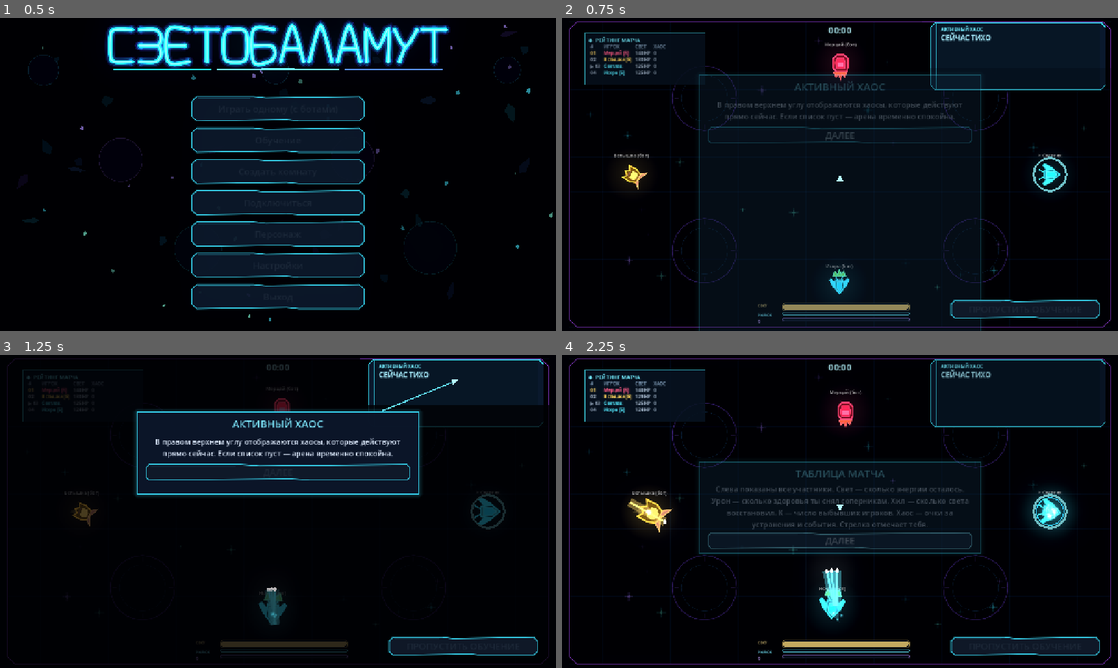
Above: before the commit, frames 1-4 (two rows, left to right).
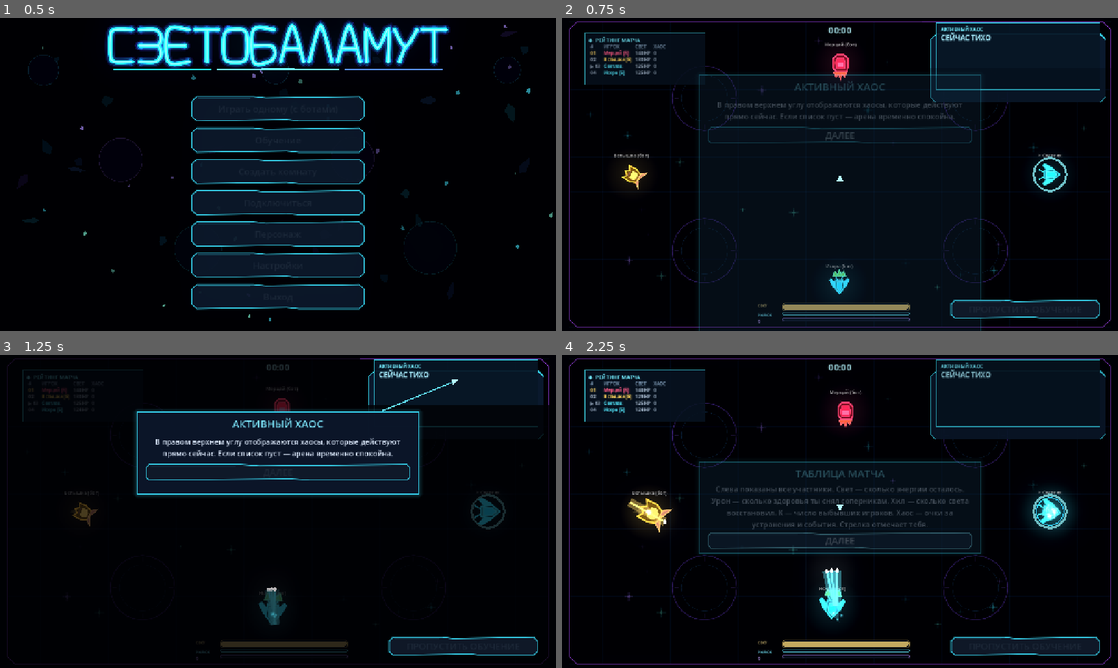
Above: after the commit, the same moments.

Repository: DvoreZZKy/svetobalamut
Game: Godot game, scene res://scenes/menu.tscn
Same seed, same stepped clock (60 frames per second), same inputs: the game is played once before the commit and once after it.
Inputs (mouse positions are in pixels of both pictures, inside the frame that each line leads up to):
- Up to frame 1 (0.5 s): no input
- Up to frame 2 (0.75 s): click "Играть одному (с ботами)" at 0.5 s
- Up to frame 3 (1.25 s): no input
- Up to frame 4 (2.25 s): tap Enter (restart) at 1.25 s; move the mouse to (962, 495) at 1.27 s; hold D (right) 1.28-2 s; hold Space (dash) 1.28-2 s; tap Q (ability) at 1.35 s; click (962, 495) at 1.42 s; click "ДАЛЕЕ" at 2 s

Frame 1 is identical in both runs. In frame 2, 0.9% of the frame differs, in the area x 66-98%, y 1-27%; in frame 3, 0.1%; in frame 4, 1.2%.

Commit message:
Lower active chaos, make cooldown meters visibly fill, and redesign category rankings

Diff:
--- a/scripts/arena.gd
+++ b/scripts/arena.gd
@@ -55,6 +55,11 @@
 
 class NeonProgressBar extends ProgressBar:
 	var tint := Color("#62eaff")
+	var fill_ratio := 1.0
+
+	func set_fill_ratio(ratio: float) -> void:
+		fill_ratio = clampf(ratio, 0.0, 1.0)
+		queue_redraw()
 
 	func _draw() -> void:
 		var w := size.x
@@ -66,8 +71,7 @@
 			Vector2(0, h - cut), Vector2(0, cut)
 		])
 		draw_colored_polygon(frame, Color("#06101e", 0.96))
-		var ratio := clampf(value / maxf(max_value, 0.001), 0.0, 1.0)
-		var fill_w := maxf(0.0, w * ratio - 2.0)
+		var fill_w := maxf(0.0, w * fill_ratio - 2.0)
 		if fill_w > 2.0:
 			var fill_cut := minf(cut, fill_w * 0.35)
 			var fill := PackedVector2Array([
@@ -122,7 +126,7 @@
 var timer_lbl: RichTextLabel
 var timer_shape: Polygon2D
 var timer_outline: Line2D
-var ability_bar: ProgressBar
+var ability_bar: NeonProgressBar
 var capsule_ammo_lbl: Label
 var capsule_reload_bar: ProgressBar
 var cursor_layer: CanvasLayer
@@ -137,7 +141,7 @@
 var score_lbl: RichTextLabel
 var help_lbl: Label
 var light_bar: ProgressBar
-var dash_bar: ProgressBar
+var dash_bar: NeonProgressBar
 var over_rect: ColorRect
 var over_shape: Polygon2D
 var over_outline: Line2D
@@ -1279,7 +1283,7 @@
 	timer_lbl.modulate = Color.WHITE
 	timer_shape.color = Color("#0b1b30", 0.94)
 	timer_outline.default_color = Color("#39d9f0", 0.92)
-	timer_shape.position = Vector2(get_viewport_rect().size.x - 230.0, 88.0)
+	timer_shape.position = Vector2(get_viewport_rect().size.x - 230.0, 116.0)
 	timer_outline.position = timer_shape.position
 	timer_lbl.anchor_top = 0.0
 	timer_lbl.anchor_bottom = 0.0
@@ -1339,10 +1343,8 @@
 		ability_bar.max_value = 100.0
 		var dash_cooldown := clampf(float(me.get("dc", 0.0)), 0.0, Sim.DASH_CD)
 		var ability_cooldown := clampf(float(me.get("acd", 0.0)), 0.0, 9.0)
-		dash_bar.value = (1.0 - dash_cooldown / Sim.DASH_CD) * 100.0
-		ability_bar.value = (1.0 - ability_cooldown / 9.0) * 100.0
-		dash_bar.queue_redraw()
-		ability_bar.queue_redraw()
+		dash_bar.set_fill_ratio(1.0 - dash_cooldown / Sim.DASH_CD)
+		ability_bar.set_fill_ratio(1.0 - ability_cooldown / 9.0)
 		var is_capsule := int(me.k) == 1 and not bool(me.s) and not over
 		capsule_ammo_lbl.visible = is_capsule
 		capsule_reload_bar.visible = is_capsule
@@ -1497,63 +1499,66 @@
 	for i in rows.size():
 		var p: Dictionary = rows[i]
 		var row_card := PanelContainer.new()
-		row_card.custom_minimum_size = Vector2(0, 94)
+		row_card.custom_minimum_size = Vector2(0, 236)
 		row_card.size_flags_horizontal = Control.SIZE_EXPAND_FILL
 		var row_style := StyleBoxFlat.new()
-		row_style.bg_color = Color("#0b1b2d", 0.82)
-		row_style.border_color = Color("#287e91", 0.82)
-		row_style.set_border_width_all(1)
+		row_style.bg_color = Color("#0b1b2d", 0.94)
+		row_style.border_color = Color(accent, 0.92)
+		row_style.set_border_width_all(2)
 		row_style.set_corner_radius_all(0)
-		row_style.content_margin_left = 8
-		row_style.content_margin_right = 12
-		row_style.content_margin_top = 4
-		row_style.content_margin_bottom = 4
+		row_style.content_margin_left = 10
+		row_style.content_margin_right = 10
+		row_style.content_margin_top = 8
+		row_style.content_margin_bottom = 8
 		row_card.add_theme_stylebox_override("panel", row_style)
 		result_list.add_child(row_card)
-		var row := HBoxContainer.new()
-		row.size_flags_horizontal = Control.SIZE_EXPAND_FILL
-		row.add_theme_constant_override("separation", 12)
-		row.alignment = BoxContainer.ALIGNMENT_CENTER
-		row_card.add_child(row)
+		var card_content := VBoxContainer.new()
+		card_content.alignment = BoxContainer.ALIGNMENT_CENTER
+		card_content.size_flags_horizontal = Control.SIZE_EXPAND_FILL
+		card_content.add_theme_constant_override("separation", 2)
+		row_card.add_child(card_content)
+		var crown_label := Label.new()
+		crown_label.text = "♛" if i == 0 else "№ %02d" % (i + 1)
+		crown_label.horizontal_alignment = HORIZONTAL_ALIGNMENT_CENTER
+		crown_label.add_theme_font_size_override("font_size", 24 if i == 0 else 16)
+		crown_label.add_theme_color_override("font_color", Color("#ffd76a") if i == 0 else Color("#91a9c2"))
+		card_content.add_child(crown_label)
 		var portrait := SubViewportContainer.new()
-		portrait.custom_minimum_size = Vector2(88, 82)
-		portrait.size = Vector2(88, 82)
+		portrait.custom_minimum_size = Vector2(0, 124)
+		portrait.size_flags_horizontal = Control.SIZE_EXPAND_FILL
 		portrait.stretch = true
 		portrait.mouse_filter = Control.MOUSE_FILTER_IGNORE
 		var portrait_vp := SubViewport.new()
-		portrait_vp.size = Vector2i(120, 110)
+		portrait_vp.size = Vector2i(180, 124)
 		portrait_vp.transparent_bg = true
 		portrait_vp.render_target_update_mode = SubViewport.UPDATE_ALWAYS
 		portrait.add_child(portrait_vp)
 		var portrait_actor := VectorActor.new()
-		portrait_actor.position = Vector2(60, 58)
-		portrait_actor.scale = Vector2.ONE * 0.72
+		portrait_actor.position = Vector2(90, 91)
+		portrait_actor.scale = Vector2.ONE * 1.18
 		portrait_vp.add_child(portrait_actor)
 		portrait_actor.setup(int(p.get("k", 0)), G.col(int(p.get("c", 0))), int(p.get("outfit", 0)), int(p.get("hat", 0)))
-		row.add_child(portrait)
-		var details := VBoxContainer.new()
-		details.size_flags_horizontal = Control.SIZE_EXPAND_FILL
-		details.alignment = BoxContainer.ALIGNMENT_CENTER
-		row.add_child(details)
+		card_content.add_child(portrait)
 		var name_label := Label.new()
-		name_label.text = "%02d   %s%s" % [i + 1, str(p.get("n", "Игрок")), "  •  БОТ" if bool(p.get("bot", false)) else ""]
-		name_label.add_theme_font_size_override("font_size", 18)
+		name_label.text = "%s%s" % [str(p.get("n", "Игрок")), "  •  БОТ" if bool(p.get("bot", false)) else ""]
+		name_label.horizontal_alignment = HORIZONTAL_ALIGNMENT_CENTER
+		name_label.add_theme_font_size_override("font_size", 20)
 		name_label.add_theme_color_override("font_color", G.col(int(p.get("c", 0))))
-		details.add_child(name_label)
+		card_content.add_child(name_label)
 		var skin_label := Label.new()
 		var outfits := ["Без костюма", "Броня", "Полосатый", "Неоновый", "Плащ"]
 		var hats := ["Без шапки", "Корона", "Кепка", "Рожки", "Ауреол"]
 		skin_label.text = "%s  •  %s" % [outfits[clampi(int(p.get("outfit", 0)), 0, outfits.size() - 1)], hats[clampi(int(p.get("hat", 0)), 0, hats.size() - 1)]]
-		skin_label.add_theme_font_size_override("font_size", 12)
+		skin_label.horizontal_alignment = HORIZONTAL_ALIGNMENT_CENTER
+		skin_label.add_theme_font_size_override("font_size", 13)
 		skin_label.add_theme_color_override("font_color", Color("#91a9c2"))
-		details.add_child(skin_label)
+		card_content.add_child(skin_label)
 		var score_label := Label.new()
 		score_label.text = "%s: %d" % [category, int(p.get(key, 0))]
-		score_label.custom_minimum_size.x = 150
-		score_label.horizontal_alignment = HORIZONTAL_ALIGNMENT_RIGHT
-		score_label.add_theme_font_size_override("font_size", 20)
+		score_label.horizontal_alignment = HORIZONTAL_ALIGNMENT_CENTER
+		score_label.add_theme_font_size_override("font_size", 23)
 		score_label.add_theme_color_override("font_color", Color(accent))
-		row.add_child(score_label)
+		card_content.add_child(score_label)
 	result_list_scroll.visible = true
 	for card in result_cards:
 		card.visible = false
